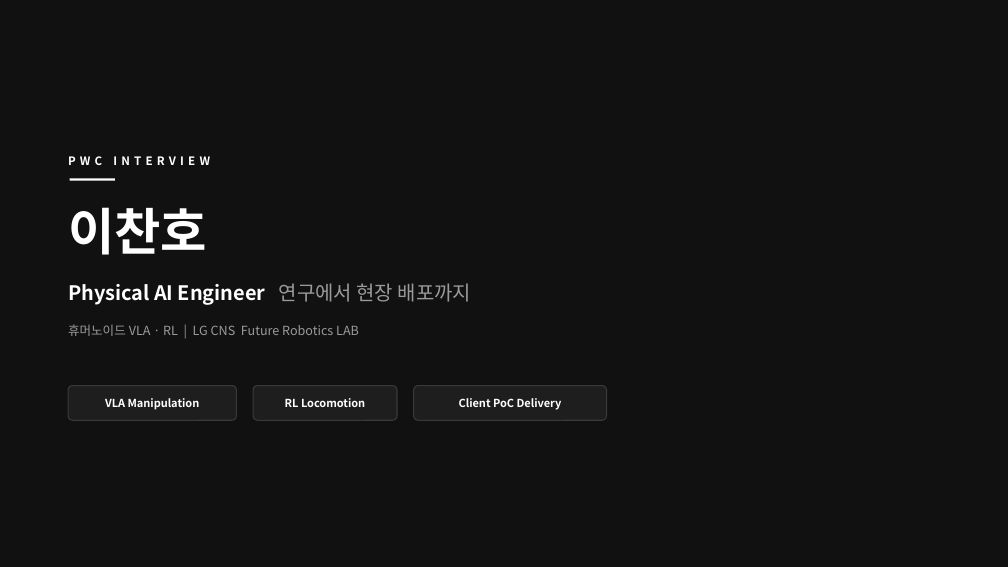
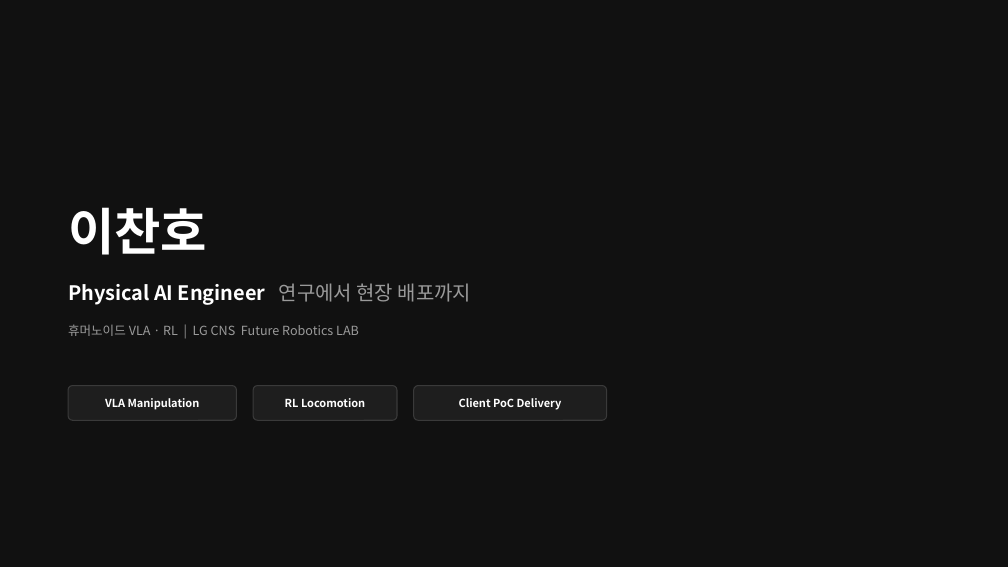
Before and after one commit to Chan-b0b/chanho_lee.github.io, a slide deck: slide 1 of 이찬호_발표자료_통합.pptx. Drawn at 1008x567 pixels with LibreOffice and Linux fonts; fonts in the diff are those of the drawing. Boxes give left, top, right and bottom in pixels: in the first picture for what was removed or moved away, otherwise in the second. Text is boxed around its words. In the diff, an @@ line names an element or a change of style, - is before the commit and + after.

```diff
--- a/이찬호_발표자료_통합.pptx
+++ b/이찬호_발표자료_통합.pptx
@@ text removed at [68,156,210,165] @@
-PWC INTERVIEW
@@ rectangle removed at [70,178,115,181] @@
```
Also in this commit, not shown: 1 other slide changed, 1 other file.
